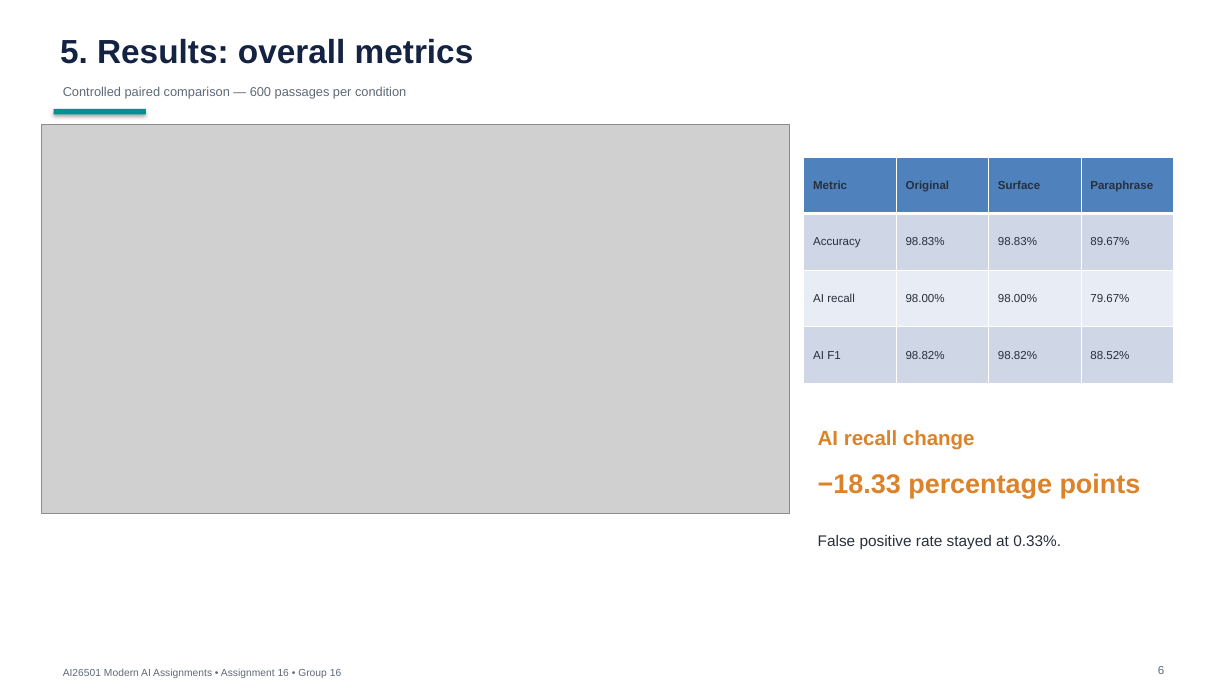
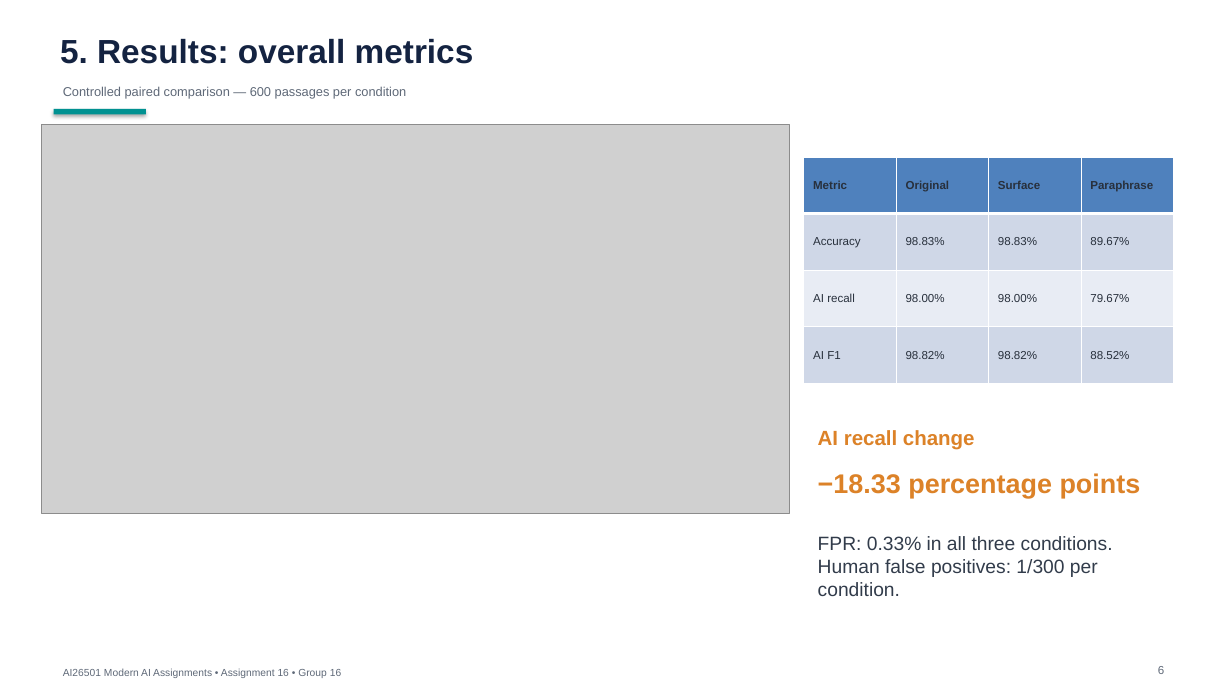
Before and after one commit to paramsrinivas/MTech-AIML-Project_Group16_AI_Text_Detection_Robustness, a slide deck: slide 6 of presentation/Group16_AI_Text_Detection_Robustness.pptx. Drawn at 1232x693 pixels with LibreOffice and Linux fonts; fonts in the diff are those of the drawing; grey boxes stand for pictures. Boxes give left, top, right and bottom in pixels: in the first picture for what was removed or moved away, otherwise in the second. Text is boxed around its words. In the diff, an @@ line names an element or a change of style, - is before the commit and + after.

```diff
--- a/presentation/Group16_AI_Text_Detection_Robustness.pptx
+++ b/presentation/Group16_AI_Text_Detection_Robustness.pptx
@@ text at [818, 536, 1113, 577]: text changed; size 12 to 15 pt; text colour #28303C to #323C4B @@
-False positive rate stayed at 0.33%.
+FPR: 0.33% in all three conditions.
+Human false positives: 1/300 per condition.
```
Also in this commit, not shown: 3 other slides changed, 5 other files.
